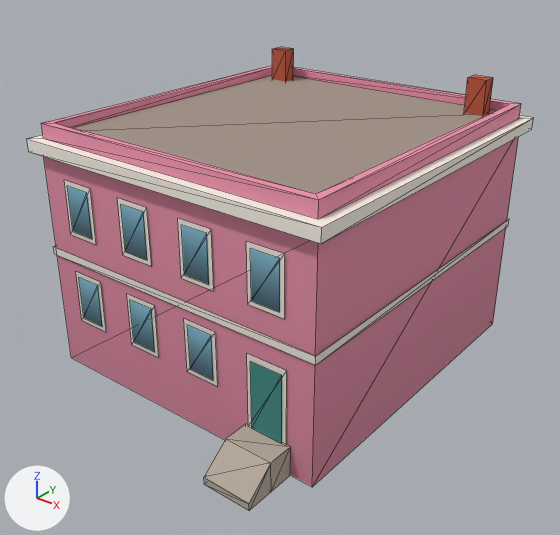
An edit to the glTF model newcity/art/kit/beacon_n6_far.glb, drawn before and after from the same camera.
Camera for both pictures: a 50 mm lens placed at (15.63, -20.15, 15.42), pointed at (0.67, -1.46, 3.83). Arrows for +X, +Y and +Z are at lower left; the lights stay in place. The older version comes first. Mesh edges are drawn as thin lines. Vertices at exactly the same position are counted once.

Objects in the first picture: 'beacon_n6_far'.
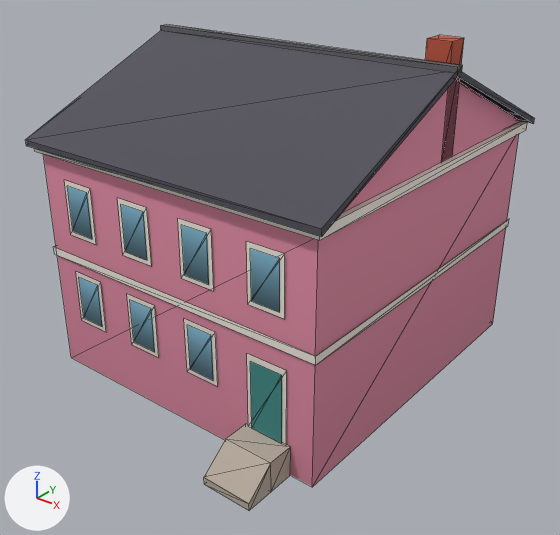
The change, as a diff of the scene's bpy script:
```diff
--- a/newcity/art/kit/beacon_n6_far.glb.py
+++ b/newcity/art/kit/beacon_n6_far.glb.py
@@ me_beacon_n6_far @@
 # used by ob_beacon_n6_far; location = (0.0, 0.0, 0.0)
-me_beacon_n6_far.from_pydata(...)  # 136 vertices, 118 faces; spans x -5.82..5.82, y -7.86..6.32, z 0.0..9.69
+me_beacon_n6_far.from_pydata(...)  # 144 vertices, 124 faces; spans x -5.9..5.9, y -7.86..6.35, z 0.0..11.65
+# me_beacon_n6_far part 1: the loose piece of 8 vertices spanning x -4.65..-3.95, y 4.7..5.2, z 8.39..9.69 is scaled about its middle by (1.14, 1.4, 2.92), then moved by (9.4, -4.4, 0.71)
+# me_beacon_n6_far part 2
+# 19 vertices are removed from x -5.45..5.45, y -5.65..5.95, z 8.27..9.69
+# 34 faces are deleted
+# 13 vertices move from x -5.82..5.82, y -6.32..6.32, z 7.85..9.69 to x -5.85..5.85, y -6.35..6.18, z 7.85..8.25
+# 21 vertices are added at x -5.9..5.9, y -6.0..6.35, z 8.05..11.05
+# 6 new vertices lie (0.3, 0.0, 0.0) away from vertices in x -5.5..5.2, y -6.0..6.0, z 8.15..10.8
+# 40 new faces join them
+# me_beacon_n6_far part 3: 2 kept faces spanning x -5.85..5.85, y -6.35, z 8.05..8.25 get new texture (UV) coordinates
 me_beacon_n6_far.materials.append(mat_kit_atlas)
```

Location of each change, [x1, y1, x2, y2] in pixels of the pictures (560 x 535 px; the box of a moved part takes in the faces that stretch with it):
'beacon_n6_far', reshaped
    before: [27, 47, 533, 510]
    after: [26, 24, 535, 510]
part 1 of me_beacon_n6_far, moved or reshaped
    before: [272, 47, 294, 81]
    after: [425, 35, 464, 162]
part 2 of me_beacon_n6_far, moved or reshaped
    before: [27, 66, 533, 244]
    after: [26, 24, 535, 240]
part 3 of me_beacon_n6_far, surface changed
    before: [41, 123, 319, 219]
    after: [26, 140, 322, 237]
